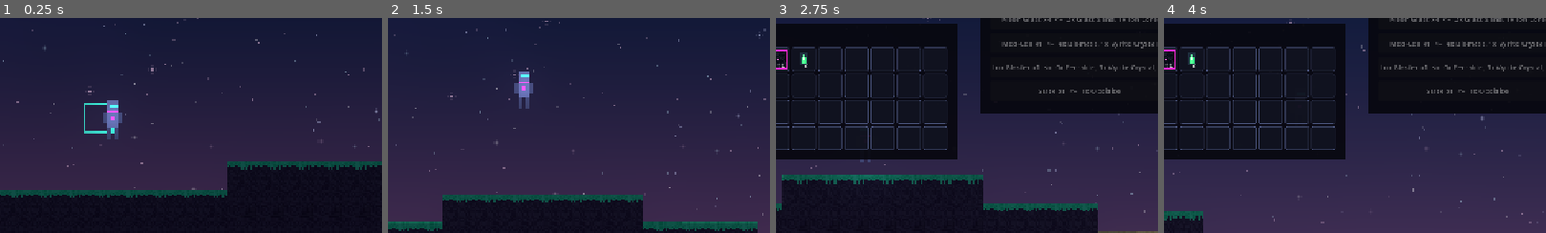
Above: before the commit, frames 1-4 (left to right).
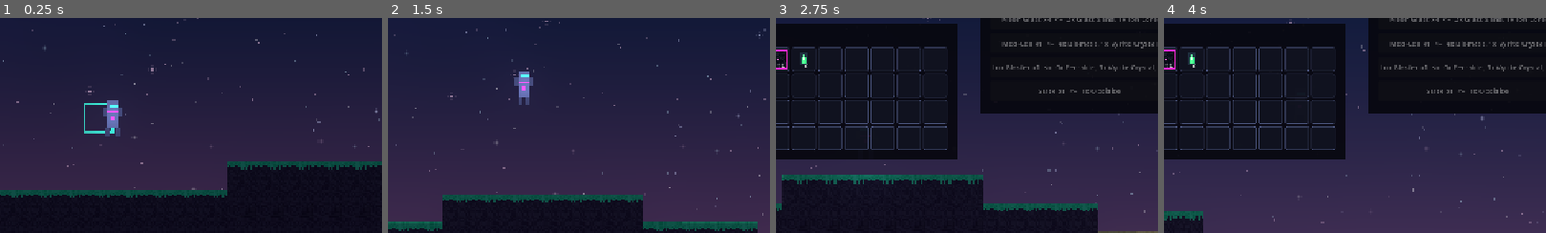
Above: after the commit, the same moments.

Repository: jaygriggsau/exocraft
Game: Godot game, scene res://scenes/Main.tscn
The game is run twice, just before and just after one commit, with the same random seed, the same clock (stepped at 60 frames per second) and the same inputs.
Inputs (mouse positions are % of the whole screen's width and height, from its top left):
- Up to frame 1 (0.25 s): no input
- Up to frame 2 (1.5 s): tap Enter at 0.5 s; move the mouse to (72, 45) at 0.52 s; hold Space (jump) 0.53-1.28 s; hold D (move_right) from 0.53 s (still down); click (72, 45) at 0.67 s; move the mouse to (30, 55) at 1.27 s; tap P (toggle_enemies) at 1.35 s
- Up to frame 3 (2.75 s): tap Space (jump) at 1.52, 1.55, 1.82 s; move the mouse to (60, 28) at 2.02 s; release D (move_right) at 2.03 s; hold A (move_left) from 2.03 s (still down); hold Space (jump) from 2.03 s (still down); tap Tab at 2.1 s
- Up to frame 4 (4 s): move the mouse to (45, 70) at 2.77 s; release A (move_left) at 2.78 s; release Space (jump) at 2.78 s; hold D (move_right) from 2.78 s (still down); tap 1 at 2.85 s; click (45, 70) at 2.92 s; tap Space (jump) at 3.02, 3.05, 3.32 s; move the mouse to (80, 65) at 3.52 s; hold Space (jump) from 3.53 s (still down); tap 9 at 3.6 s
The pictures show only the part of the screen within x 35-85%, y 28-78%; the shares and areas given below are measured in that part.

The runs differ from the first frame. In frame 1, 0.2% of the frame differs, in the area x 27-32%, y 41-57%; in frame 2, 0.2%; in frame 3, less than 0.1%; in frame 4, less than 0.1%.

Commit message:
Animate the player character
- Parametric player frame generator in Art (legs/arms/bob pose params)
- Runtime SpriteFrames with idle (breathing bob), 4-frame run cycle, jump
  and fall animations
- Player now uses an AnimatedSprite2D, state-driven from velocity/floor:
  idle / run / jump / fall, with facing flip

https://claude.ai/code/session_01Lbtdt6KHnYyPZuVhH3cTWJ

Diff:
--- a/scripts/autoload/Art.gd
+++ b/scripts/autoload/Art.gd
@@ -14,6 +14,7 @@
 var _item_icons := {}    # item id -> ImageTexture
 var _sprites := {}       # name   -> ImageTexture
 var _light_tex: ImageTexture
+var _player_frames: SpriteFrames
 
 func _ready() -> void:
 	_build_tile_images()
@@ -21,6 +22,7 @@
 	_build_item_icons()
 	_build_sprites()
 	_build_light_texture()
+	_build_player_frames()
 
 # ---------------------------------------------------------------------------
 # Small drawing helpers
@@ -220,21 +222,36 @@
 	_sprites["moon"] = ImageTexture.create_from_image(_make_disc(Color("dfe6ff"), Color("8f9ad0")))
 
 func _make_player() -> Image:
-	# 12 x 22 cyber-suited explorer.
+	return _draw_player(0, 3, 7, 7, 7, 0, 0, false)
+
+## Draws one 12x22 frame of the cyber-suited explorer. Legs and arms are
+## parameterised so the same routine produces every animation pose:
+##   dy        : vertical body bob
+##   lx_l/lh_l : left leg x + height (shorter = lifted)
+##   lx_r/lh_r : right leg x + height
+##   arm_l/arm_r : per-arm vertical swing offset
+##   arms_up   : raised arms (jump / fall)
+func _draw_player(dy: int, lx_l: int, lh_l: int, lx_r: int, lh_r: int, arm_l: int, arm_r: int, arms_up: bool) -> Image:
 	var img := _new_image(12, 22)
 	var suit := Color("353a5c")
 	var suit_d := Color("23263f")
 	var visor := Color("2dffff")
 	var trim := Color("ff2bd6")
-	_rect(img, 3, 0, 6, 6, suit)        # head
-	_rect(img, 4, 2, 5, 2, visor)       # visor
-	_rect(img, 3, 6, 6, 9, suit)        # torso
-	_rect(img, 3, 6, 6, 1, trim)        # collar
-	_rect(img, 1, 7, 2, 6, suit_d)      # left arm
-	_rect(img, 9, 7, 2, 6, suit_d)      # right arm
-	_rect(img, 3, 15, 2, 7, suit_d)     # left leg
-	_rect(img, 7, 15, 2, 7, suit_d)     # right leg
-	_rect(img, 5, 9, 2, 2, trim)        # chest core
+	var by := dy
+	_rect(img, 3, by, 6, 6, suit)              # head
+	_rect(img, 4, by + 2, 5, 2, visor)         # visor
+	_rect(img, 3, by + 6, 6, 9, suit)          # torso
+	_rect(img, 3, by + 6, 6, 1, trim)          # collar
+	_rect(img, 5, by + 9, 2, 2, trim)          # chest core
+	if arms_up:
+		_rect(img, 1, by + 4, 2, 5, suit_d)
+		_rect(img, 9, by + 4, 2, 5, suit_d)
+	else:
+		_rect(img, 1, by + 7 + arm_l, 2, 6, suit_d)
+		_rect(img, 9, by + 7 + arm_r, 2, 6, suit_d)
+	var leg_top := by + 15
+	_rect(img, lx_l, leg_top, 2, lh_l, suit_d)
+	_rect(img, lx_r, leg_top, 2, lh_r, suit_d)
 	return img
 
 func _make_crawler() -> Image:
@@ -345,5 +362,42 @@
 func light_texture() -> Texture2D:
 	return _light_tex
 
+func _ptex(img: Image) -> ImageTexture:
+	return ImageTexture.create_from_image(img)
+
+func _build_player_frames() -> void:
+	var sf := SpriteFrames.new()
+	if sf.has_animation("default"):
+		sf.remove_animation("default")
+
+	# idle: a gentle breathing bob
+	sf.add_animation("idle")
+	sf.set_animation_speed("idle", 2.5)
+	sf.set_animation_loop("idle", true)
+	sf.add_frame("idle", _ptex(_draw_player(0, 3, 7, 7, 7, 0, 0, false)))
+	sf.add_frame("idle", _ptex(_draw_player(1, 3, 6, 7, 6, 0, 0, false)))
+
+	# run: 4-frame leg/arm cycle with a small bounce
+	sf.add_animation("run")
+	sf.set_animation_speed("run", 10.0)
+	sf.set_animation_loop("run", true)
+	sf.add_frame("run", _ptex(_draw_player(0, 2, 7, 7, 4, 1, -1, false)))
+	sf.add_frame("run", _ptex(_draw_player(1, 3, 6, 7, 6, 0, 0, false)))
+	sf.add_frame("run", _ptex(_draw_player(0, 3, 4, 8, 7, -1, 1, false)))
+	sf.add_frame("run", _ptex(_draw_player(1, 3, 6, 7, 6, 0, 0, false)))
+
+	# jump (rising) and fall (descending)
+	sf.add_animation("jump")
+	sf.set_animation_loop("jump", false)
+	sf.add_frame("jump", _ptex(_draw_player(0, 3, 4, 7, 4, 0, 0, true)))
+	sf.add_animation("fall")
+	sf.set_animation_loop("fall", false)
+	sf.add_frame("fall", _ptex(_draw_player(0, 2, 5, 8, 5, 0, 0, true)))
+
+	_player_frames = sf
+
+func player_frames() -> SpriteFrames:
+	return _player_frames
+
 func sprite(name: String) -> Texture2D:
 	return _sprites.get(name)
--- a/scripts/player/Player.gd
+++ b/scripts/player/Player.gd
@@ -15,8 +15,9 @@
 const INVULN := 0.6
 
 var inv: Inventory
-var sprite: Sprite2D
+var sprite: AnimatedSprite2D
 var facing := 1
+var _anim := ""
 var _mine_target := Vector2i(2147483647, 0)
 var _mine_progress := 0.0
 var _place_cd := 0.0
@@ -38,9 +39,10 @@
 	shape.shape = rect
 	add_child(shape)
 
-	sprite = Sprite2D.new()
-	sprite.texture = Art.sprite("player")
+	sprite = AnimatedSprite2D.new()
+	sprite.sprite_frames = Art.player_frames()
 	sprite.texture_filter = CanvasItem.TEXTURE_FILTER_NEAREST
+	sprite.play("idle")
 	add_child(sprite)
 
 	var cam := Camera2D.new()
@@ -100,10 +102,21 @@
 		velocity.y = JUMP_VELOCITY
 
 	move_and_slide()
+	_update_anim()
 
 	if not Game.ui_blocking:
 		_handle_interaction(dt)
 	queue_redraw()
+
+func _update_anim() -> void:
+	var name := "idle"
+	if not is_on_floor():
+		name = "jump" if velocity.y < 0.0 else "fall"
+	elif absf(velocity.x) > 8.0:
+		name = "run"
+	if name != _anim:
+		_anim = name
+		sprite.play(name)
 
 func _handle_interaction(dt: float) -> void:
 	# Right mouse always mines (handy even with a weapon selected).
Not shown, changed: README.md
